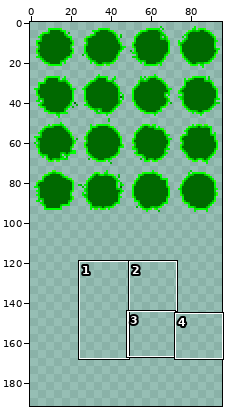
Two states of a sprite sheet, assets/hero.png. Above, an overview of the earlier version with the close-up marked.
Close-up. As it was:
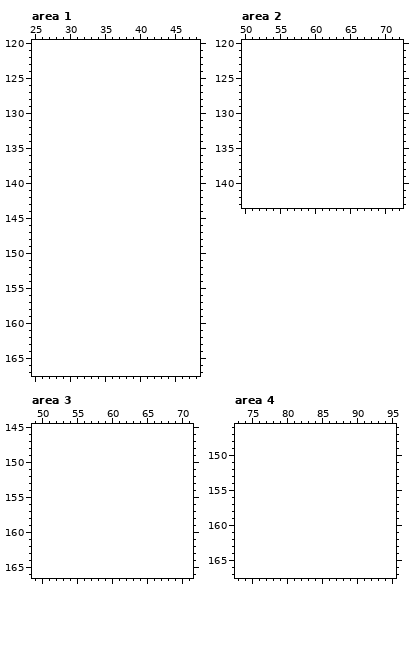
The file is 96x96 pixels. Colours within 5 levels of each other are drawn and written as one. Shown: area 1: x 25..48, y 120..167; area 2: x 50..72, y 120..143; area 3: x 49..71, y 145..166; area 4: x 73..95, y 146..167. The old version is drawn lined up with the new one, on the new canvas. The commit also changed other parts of the picture, which this record leaves out.
New version:
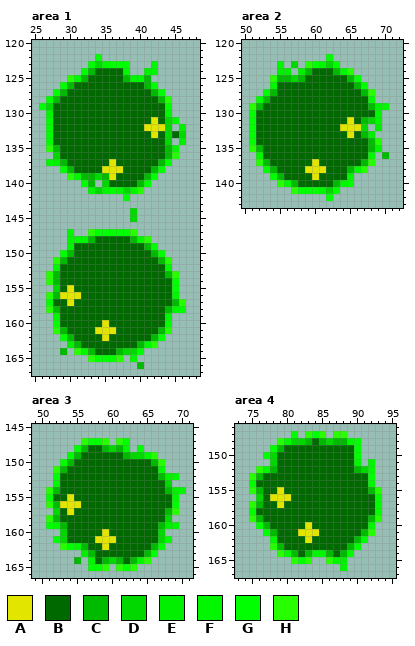
Palette (. is transparent): A #e2e500  B #006900  C #00ba00  D #00d800  E #00f000  F #00f700  G #00ff00  H #27ff00
From old to new:
canvas 96x96 -> 96x192
Changed rows in their new state; - is an unchanged pixel.
Area 1:
first column x 26:
122 --------G------------
123 -------GDFGGG---F----
124 ------GCBBBBF--EF----
125 ----HFCBBBBBCFFC-----
126 ---GCBBBBBBBBBBCG----
127 --GCBBBBBBBBBBBBCG---
128 -GCBBBBBBBBBBBBBBCH--
129 GDBBBBBBBBBBBBBBBBG--
130 -FBBBBBBBBBBBBBBBBF--
131 -GBBBBBBBBBBBBBBABDF-
132 -GBBBBBBBBBBBBBAAAD-E
133 -GBBBBBBBBBBBBBBABDBD
134 -GBBBBBBBBBBBBBBBBD-E
135 -HCBBBBBBBBBBBBBBBCF-
136 --DBBBBBBBBBBBBBBBCH-
137 -FECBBBBBBABBBBBBCG--
138 ---GCBBBBAAABBBBCG---
139 ----HFCCDCABBBBCG----
140 ------GC-DBBBBCG-----
141 -------FDFGFDFH------
142 ------------G--------
144 -------------D-------
145 -------------D-------
147 ----F--HGGGGGH-------
148 ----FFFCBBBBBCFH-----
149 ----FBBBBBBBBBBCG----
150 ---GCBBBBBBBBBBBCG---
151 --HCBBBBBBBBBBBBBCH--
152 --FBBBBBBBBBBBBBBBF--
153 -HCBBBBBBBBBBBBBBBCH-
154 -HCBBBBBBBBBBBBBBBBG-
155 --DBABBBBBBBBBBBBBBG-
156 -HCAAABBBBBBBBBBBBBF-
157 -GBBABBBBBBBBBBBBBBCH
158 -HCBBBBBBBBBBBBBBBCFG
159 --FBBBBBBBBBBBBBBBF--
160 --GBBBBBBABBBBBBBBG--
161 --HCBBBBAAABBBBBBCH--
162 ---GCBBBBABBBBBBCG---
163 ----ECBBBBBBBBCFH----
164 ---C-HFCBBBCDDG------
165 -------HGGGH-F-------
166 --------------C------
Area 2:
first column x 51:
122 -----------G--------
123 ----F-D-HGFDG-------
124 ----EE-ECBBBCFH-----
125 ---HCCDCBBBBBBCG----
126 ---FBBBBBBBBBBBCG---
127 --GCBBBBBBBBBBBBCH--
128 -GCBBBBBBBBBBBBBBF--
129 HCBBBBBBBBBBBBBBBCEF
130 GBBBBBBBBBBBBBBBBBF-
131 GBBBBBBBBBBBBBABCDF-
132 GBBBBBBBBBBBBAAAD-E-
133 GBBBBBBBBBBBBBABCE--
134 GBBBBBBBBBBBBBBBBCH-
135 HCBBBBBBBBBBBBBBBCF-
136 -FBBBBBBBBBBBBBBBF-C
137 -HCBBBBBBABBBBBBCH--
138 --GCBBBBAAABBBCFH---
139 ---GCBBBBABBBBF-----
140 ----HFCBBBBBCFG-----
141 ------HGGGFDG-------
142 -----------G--------
Area 3:
first column x 51:
147 -----HGGH-HG--------
148 ----GCBBCDCF-G------
149 ---GCBBBBBBCDDFH----
150 --GCBBBBBBBBBBBCH---
151 -HCBBBBBBBBBBBBBF---
152 -GBBBBBBBBBBBBBBCEF-
153 -FBBBBBBBBBBBBBBBD--
154 HCBBBBBBBBBBBBBBBCEF
155 GBBABBBBBBBBBBBBBBF-
156 HCAAABBBBBBBBBBBBBG-
157 -DBABBBBBBBBBBBBBCH-
158 HCBBBBBBBBBBBBBBBD--
159 GFCBBBBBBBBBBBBBCEF-
160 --DBBBBBABBBBBBBD---
161 -GDBBBBAAABBBBBBDG--
162 --HGFCBBABBBBBBCG---
163 -----ECBBBBBBBCG----
164 ----C-FBCDCBCFH-----
165 ------GGH-HGH-------
Area 4:
first column x 75:
147 ------G-HGH-HH-----
148 ----HFDDCBCDCCFG---
149 ---GCBBBBBBBBBBG---
150 --GDBBBBBBBBBBBG---
151 ---DBBBBBBBBBBBF-F-
152 -HFCBBBBBBBBBBBCDF-
153 HCBBBBBBBBBBBBBBBG-
154 GBBBBBBBBBBBBBBBBF-
155 HCBBABBBBBBBBBBBBCH
156 -DBAAABBBBBBBBBBBBG
157 HCBBABBBBBBBBBBBBBG
158 GBBBBBBBBBBBBBBBBBG
159 HCBBBBBBBBBBBBBBBCH
160 -GCBBBBBABBBBBBBBF-
161 --GCBBBAAABBBBBBCH-
162 ---FBBBBABBBBBBCG--
163 ---HCBBBBBBBBBCG---
164 ----HFCBCFFCBCG----
165 ------HGH--HFE-----
166 -------------F-----
